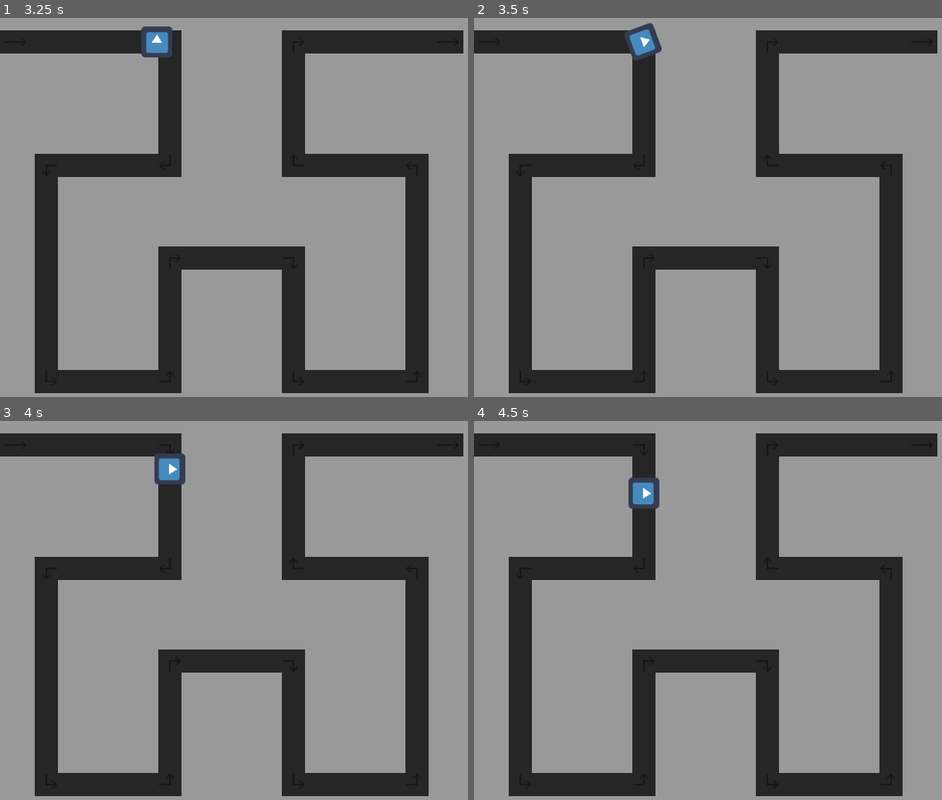
Above: before the commit, frames 1-4 (two rows, left to right).
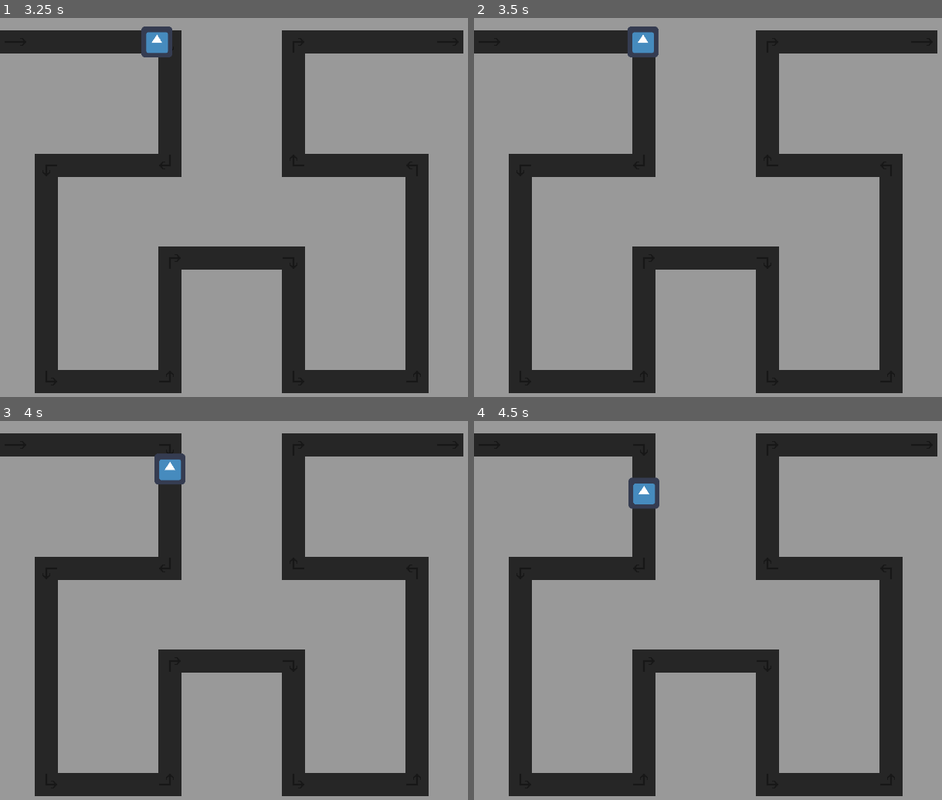
Above: after the commit, the same moments.

Repository: wen1now/ntd
Game: Godot game, scene res://main.tscn
Same seed, same stepped clock (60 frames per second), same inputs: the game is played once before the commit and once after it. Before the commit the project has no main scene; this scene is started directly in both runs. The engine's default icon, where the game draws it, is replaced by a stand-in: a white triangle on a blue panel in a dark square.
Inputs:
- Up to frame 1 (3.25 s): no input
- Up to frame 2 (3.5 s): no input
- Up to frame 3 (4 s): no input
- Up to frame 4 (4.5 s): no input

Frame 1 is identical in both runs. In frame 2, 0.2% of the frame differs, in the area x 32-41%, y 1-12%; in frame 3, less than 0.1%; in frame 4, less than 0.1%.

Commit message:
added some stoofs

Diff:
--- a/enemy.gd
+++ b/enemy.gd
@@ -3,6 +3,8 @@
 # default statistics for this enemy
 var speed = 100
 var health = 100
+var charge = 0
+var radius = 5
 
 func _ready():
 	offset = 0
--- a/enemy.tscn
+++ b/enemy.tscn
@@ -4,6 +4,7 @@
 [ext_resource path="res://icon.png" type="Texture" id=2]
 
 [node name="pathfollow" type="PathFollow2D"]
+rotate = false
 cubic_interp = false
 loop = false
 script = ExtResource( 1 )
--- a/main.gd
+++ b/main.gd
@@ -4,13 +4,45 @@
 # var a = 2
 # var b = "text"
 var enemy_scene
+var enemies
 
 # Called when the node enters the scene tree for the first time.
 func _ready():
 	enemy_scene = load("res://enemy.tscn")
+	enemies = []
 	new_enemy()
 
+func _process(delta):
+	# get_all_enemies_within(Vector2(300,100),100)
+	pass
+
+# function for testing purposes; will update later
 func new_enemy():
 	var enemy
 	enemy = enemy_scene.instance()
 	$enemy_path.add_child(enemy)
+	enemies.append(enemy)
+
+# input: none
+# output: array of all enemies
+func get_all_enemies():
+	return enemies
+
+# input: Vector2, float
+# output: array of enemies within radius of the center
+func get_all_enemies_within(center, radius):
+	var t = []
+	for e in enemies:
+		if e.position.distance_to(center) < radius - e.radius:
+			t.append(e)
+	return t
+
+func get_first_enemy_within(center, radius):
+	var t = get_all_enemies_within(center, radius)
+	var m = 0
+	var r
+	for e in t:
+		if e.offset > m:
+			m = e.offset
+			r = e
+	return r
--- a/main.tscn
+++ b/main.tscn
@@ -5,7 +5,7 @@
 
 [sub_resource type="Curve2D" id=1]
 _data = {
-"points": PoolVector2Array( 0, 0, 0, 0, 0, 96, 0, 0, 0, 0, 3 …(226 unchanged characters)… 0, 0, 0, 0, 608, 96, 0, 0, 0, 0, 960, 96 )
+"points": PoolVector2Array( 0, 0, 0, 0, 0, 96, 0, 0, 0, 0, 3 …(226 unchanged characters)… 0, 0, 0, 0, 608, 96, 0, 0, 0, 0, 960, 96, 0, 0, 0, 0, 0, 96, 0, 0, 0, 0, 0, 96, 0, 0, 0, 0, 0, 800 )
 }
 
 [sub_resource type="TileSet" id=2]
--- a/project.godot
+++ b/project.godot
@@ -16,6 +16,7 @@
 [application]
 
 config/name="ntd"
+run/main_scene="main.tscn"
 config/icon="res://icon.png"
 
 [display]
